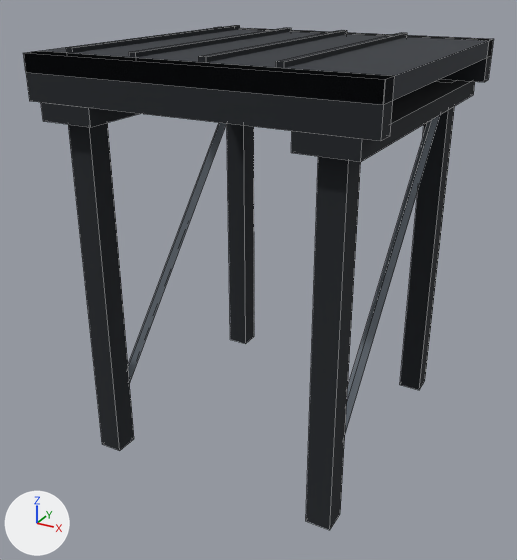
An edit to the FBX model Assets/_Project/Art/Environment/LabKit/Meshes/Catwalk_Landing.fbx, drawn before and after from the same camera.
Rendered twice from a camera (50 mm lens) standing at (2.39, -4.64, 3.51) and looking at (-0.07, -0.16, 1.27). Arrows for +X, +Y and +Z are at lower left; the lights stay in place. The first picture is the older version. Mesh edges are drawn as thin lines.

The first picture shows 'Catwalk_Landing'.
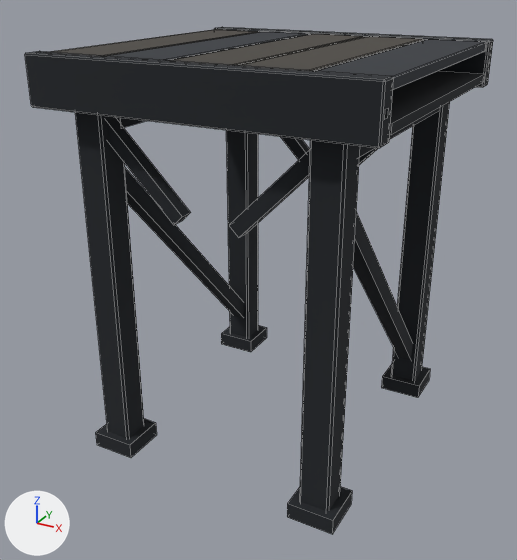
What changed in the scene script:
```text
Change me_catwalk_landing:
    remove me_catwalk_landing.from_pydata(...)  # 116 vertices, 90 faces; spans x -1.2..1.2, y -1.2..1.2, z 0.0..3.03
    add me_catwalk_landing.from_pydata(...)  # 384 vertices, 376 faces; spans x -1.2..1.2, y -1.2..1.2, z 0.0..3.0
    me_catwalk_landing part 1: a new loose piece, a box spanning x -1.2..1.2, y -1.05..1.05, z 2.7..2.76, in mat_lab_metaldark (black #1f2328)
    me_catwalk_landing part 2: a new loose piece, a box spanning x -1.02..-0.68, y -1.12..-0.78, z 0.0..0.12, in mat_lab_metaldark (black #1f2328)
    me_catwalk_landing part 3: a new loose piece, a box spanning x -1.02..-0.68, y 0.78..1.12, z 0.0..0.12, in mat_lab_metaldark (black #1f2328)
    me_catwalk_landing part 4: a new loose piece, a box spanning x -0.94..-0.76, y -0.95..0.95, z 2.5..2.66, in mat_lab_metaldark (black #1f2328)
    me_catwalk_landing part 5: a new loose piece, a box spanning x 0.68..1.02, y -1.12..-0.78, z 0.0..0.12, in mat_lab_metaldark (black #1f2328)
    me_catwalk_landing part 6: a new loose piece, a box spanning x 0.68..1.02, y 0.78..1.12, z 0.0..0.12, in mat_lab_metaldark (black #1f2328)
    me_catwalk_landing part 7: a new loose piece, a box spanning x 0.76..0.94, y -0.95..0.95, z 2.5..2.66, in mat_lab_metaldark (black #1f2328)
    me_catwalk_landing part 8: the loose piece of 8 vertices spanning x -0.94..-0.86, y -1.03..1.03, z 0.27..2.63 is rebuilt with 8 vertices and now spans x -0.91..-0.79, y -0.99..0.99, z 0.26..2.34, in mat_lab_metaldark (black #1f2328)
    me_catwalk_landing part 9: the loose piece of 8 vertices spanning x 0.86..0.94, y -1.03..1.03, z 0.27..2.63 is rebuilt with 8 vertices and now spans x 0.79..0.91, y -0.99..0.99, z 0.26..2.34, in mat_lab_metaldark (black #1f2328)
    me_catwalk_landing part 10: the loose piece of 8 vertices spanning x -0.99..-0.81, y 0.91..1.09, z 0.0..2.7 is rebuilt with 24 vertices and now spans x -0.96..-0.74, y 0.84..1.06, z 0.0..2.66
    me_catwalk_landing part 11: the loose piece of 8 vertices spanning x 0.81..0.99, y 0.91..1.09, z 0.0..2.7 is rebuilt with 24 vertices and now spans x 0.74..0.96, y 0.84..1.06, z 0.0..2.66
    me_catwalk_landing part 12: the loose piece of 8 vertices spanning x -0.99..-0.81, y -1.09..-0.91, z 0.0..2.7 is rebuilt with 24 vertices and now spans x -0.96..-0.74, y -1.06..-0.84, z 0.0..2.66
    me_catwalk_landing part 13: the loose piece of 8 vertices spanning x 0.81..0.99, y -1.09..-0.91, z 0.0..2.7 is rebuilt with 24 vertices and now spans x 0.74..0.96, y -1.06..-0.84, z 0.0..2.66
    me_catwalk_landing part 14: the loose piece of 8 vertices spanning x 0.03..0.08, y -1.05..1.05, z 2.98..3.03 is deleted
    me_catwalk_landing part 15: the loose piece of 8 vertices spanning x 0.53..0.57, y -1.05..1.05, z 2.98..3.03 is deleted
    me_catwalk_landing part 16: the loose piece of 8 vertices spanning x -0.97..-0.93, y -1.05..1.05, z 2.98..3.03 is deleted
    me_catwalk_landing part 17: the loose piece of 8 vertices spanning x -0.47..-0.42, y -1.05..1.05, z 2.98..3.03 is deleted
    me_catwalk_landing part 18: 36 vertices removed from x -1.2..1.2, y -1.2..1.2, z 2.58..3.0; 200 vertices added at x -1.2..1.2, y -1.2..1.2, z 1.95..3.0
    other edits to the shape of me_catwalk_landing do not show in these pictures
    remove me_catwalk_landing.materials.append(mat_lab_metal)  # grey #6e767f
    add me_catwalk_landing.materials.append(mat_lab_gunmetal)  # dark grey #3a4048
    add me_catwalk_landing.materials.append(mat_lab_woodgrey)  # dark grey #4a4640
```

What differs and where, as boxes (x1, y1, x2, y2) in the pictures (517 x 560 px):
'Catwalk_Landing', reshaped: before (23, 25, 494, 530); after (25, 27, 493, 534)
part 1 of me_catwalk_landing, added (black): after (390, 71, 485, 135)
part 2 of me_catwalk_landing, added (black): after (95, 419, 157, 458)
part 3 of me_catwalk_landing, added (black): after (221, 325, 267, 352)
part 4 of me_catwalk_landing, added (mostly hidden): after (121, 118, 145, 128)
part 5 of me_catwalk_landing, added (black): after (287, 487, 352, 534)
part 6 of me_catwalk_landing, added (black): after (381, 364, 430, 398)
part 7 of me_catwalk_landing, added (mostly hidden): after (359, 108, 440, 157)
part 8 of me_catwalk_landing, rebuilt: before (128, 123, 227, 384); after (125, 168, 244, 318)
part 9 of me_catwalk_landing, rebuilt: before (345, 114, 441, 433); after (353, 212, 413, 359)
part 10 of me_catwalk_landing, rebuilt (18% wider): before (227, 124, 254, 344); after (226, 130, 258, 337)
part 11 of me_catwalk_landing, rebuilt: before (400, 79, 456, 390); after (392, 102, 450, 381)
part 12 of me_catwalk_landing, rebuilt: before (68, 123, 134, 451); after (75, 112, 144, 438)
part 13 of me_catwalk_landing, rebuilt (9% wider): before (306, 157, 361, 530); after (300, 140, 360, 511)
part 14 of me_catwalk_landing, deleted (black): before (199, 30, 347, 62)
part 15 of me_catwalk_landing, deleted (black): before (276, 33, 407, 68)
part 16 of me_catwalk_landing, deleted (black): before (66, 25, 240, 53)
part 17 of me_catwalk_landing, deleted (black): before (129, 28, 291, 57)
part 18 of me_catwalk_landing, reshaped: before (23, 27, 494, 162); after (25, 27, 493, 238)
